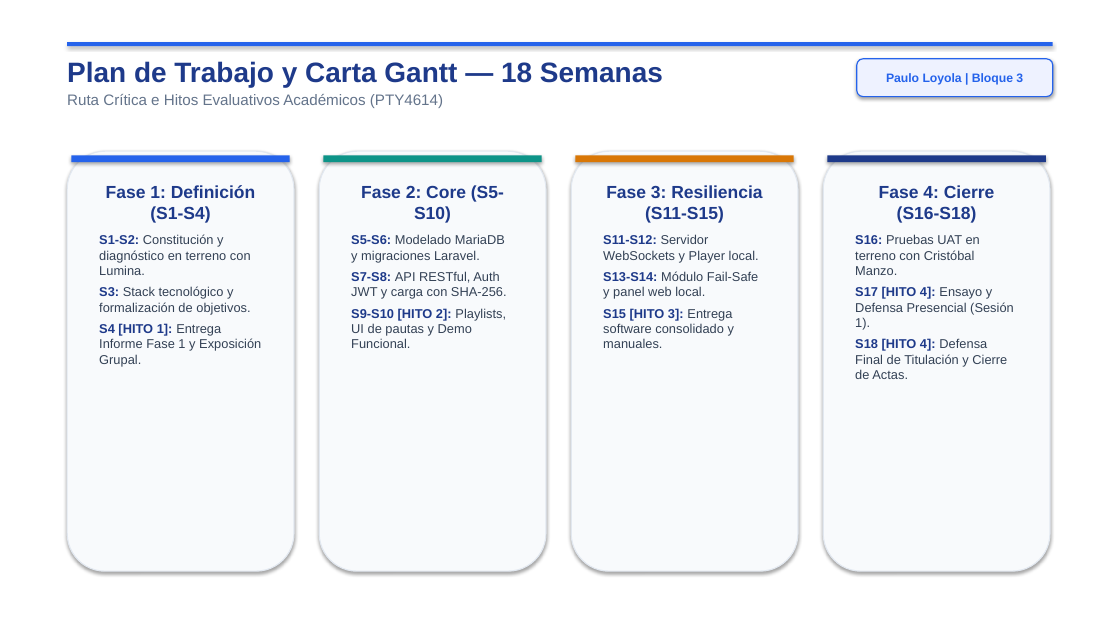
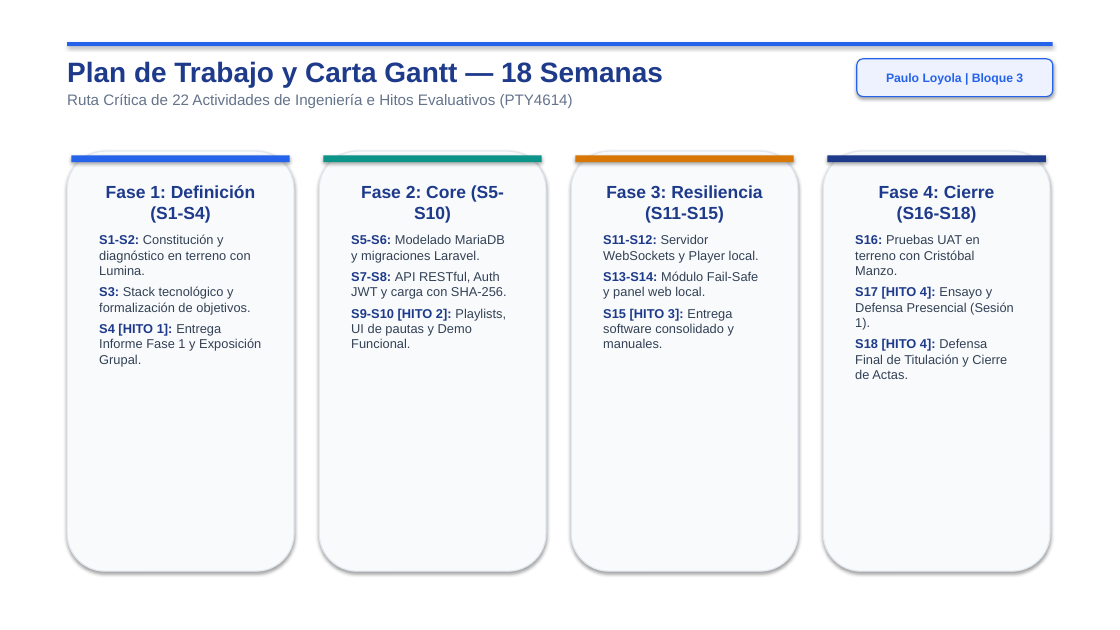
Before and after one commit to tomiloki/ACE, a slide deck: slide 10 of Borradores/Entrega 1/PRESENTACION_FASE_1_PROYECTO_ACE.pptx. Drawn at 1120x630 pixels with LibreOffice and Linux fonts; fonts in the diff are those of the drawing. Boxes give left, top, right and bottom in pixels: in the first picture for what was removed or moved away, otherwise in the second. Text is boxed around its words. In the diff, an @@ line names an element or a change of style, - is before the commit and + after.

```diff
--- a/Borradores/Entrega 1/PRESENTACION_FASE_1_PROYECTO_ACE.pptx
+++ b/Borradores/Entrega 1/PRESENTACION_FASE_1_PROYECTO_ACE.pptx
@@ text at bbox=[67, 94, 573, 108]: text changed @@
-Ruta Crítica e Hitos Evaluativos Académicos (PTY4614)
+Ruta Crítica de 22 Actividades de Ingeniería e Hitos Evaluativos (PTY4614)
```
Also in this commit, not shown: 3 other slides changed, 1 other file.
